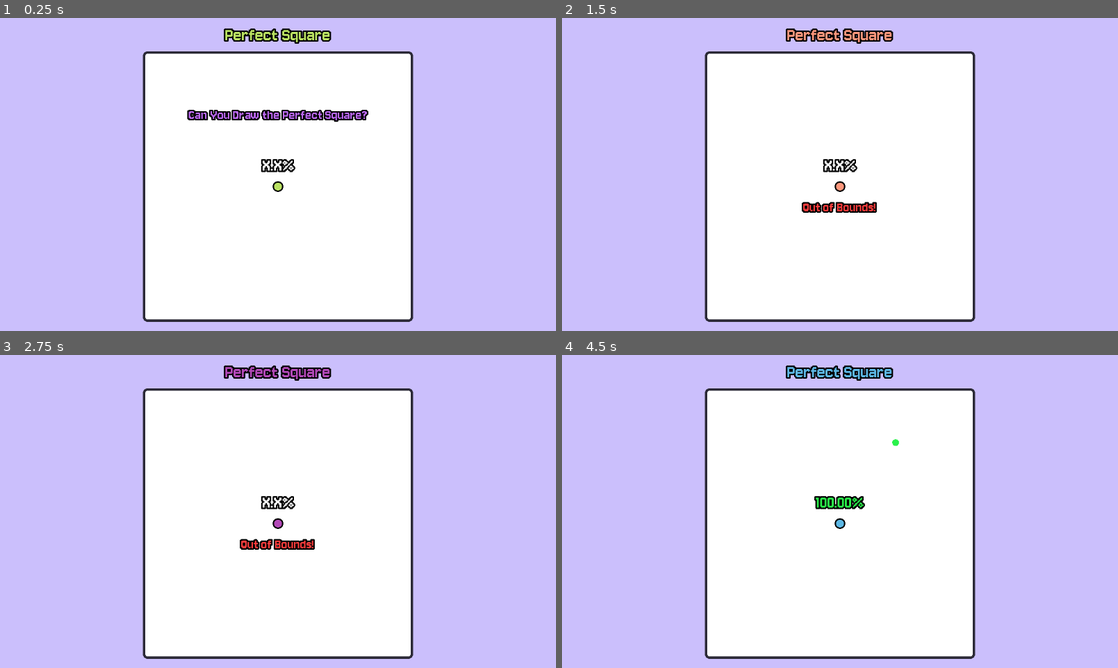
Above: before the commit, frames 1-4 (two rows, left to right).
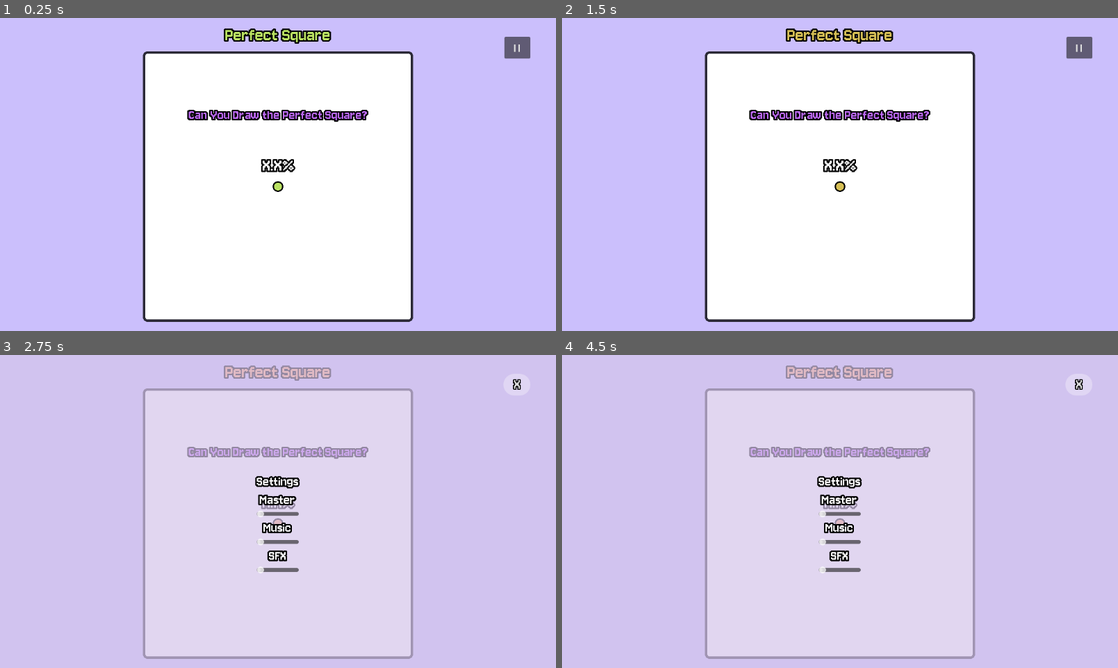
Above: after the commit, the same moments.

Repository: FennecKii/perfect-square
Game: Godot game, scene res://whiteboard.tscn
The game is run twice, just before and just after one commit, with the same random seed, the same clock (stepped at 60 frames per second) and the same inputs. Sound files missing from this copy of the repository are replaced by a short silence.
Inputs (mouse positions are in pixels of both pictures, inside the frame that each line leads up to):
- Up to frame 1 (0.25 s): no input
- Up to frame 2 (1.5 s): click (1079, 46) at 0.5 s, where only the run after the commit has a clickable "| |"; click (1079, 46) at 1.25 s, where only the run after the commit has a clickable "X"
- Up to frame 3 (2.75 s): click (517, 383) at 2 s, where only the run after the commit has a clickable "| |"
- Up to frame 4 (4.5 s): move the mouse to (840, 524) at 2.77 s; press the mouse at (840, 524) at 2.78 s; tap Enter at 3.5 s; release the mouse at (840, 524) at 3.53 s; click (840, 524) at 3.6 s; tap Space at 4.25 s; move the mouse to (895, 442) at 4.27 s; press the mouse at (895, 442) at 4.28 s

The runs differ from the first frame. In frame 1, 0.3% of the frame differs, in the area x 90-96%, y 6-14%; in frame 2, 2.1%; in frame 3, 43%; in frame 4, 43%, in the area x 25-94%, y 3-98%.

Commit message:
UI settings and main menu additions

Diff:
--- a/default_bus_layout.tres
+++ b/default_bus_layout.tres
@@ -11,5 +11,5 @@
 bus/2/solo = false
 bus/2/mute = false
 bus/2/bypass_fx = false
-bus/2/volume_db = -2.40138
+bus/2/volume_db = -2.57025
 bus/2/send = &"Master"
--- a/global.gd
+++ b/global.gd
@@ -17,3 +17,7 @@
 @onready var highscore_sfx = preload("res://audio/start.wav")
 @onready var lose_sfx = preload("res://audio/error-126627.wav")
 @onready var progress_sfx = preload("res://audio/press.wav")
+
+var master_volume: float
+var music_volume: float
+var SFX_volume: float
--- /dev/null
+++ b/invisible_button_style.tres
@@ -0,0 +1,9 @@
+[gd_resource type="StyleBoxFlat" format=3 uid="uid://cng5ergcot20w"]
+
+[resource]
+bg_color = Color(1, 1, 1, 0.321569)
+corner_radius_top_left = 50
+corner_radius_top_right = 50
+corner_radius_bottom_right = 50
+corner_radius_bottom_left = 50
+expand_margin_left = 2.0
--- /dev/null
+++ b/main_menu.gd
@@ -0,0 +1,17 @@
+extends ColorRect
+
+
+@onready var settings: Control = $Settings
+
+
+
+func _on_play_pressed() -> void:
+	get_tree().change_scene_to_file("res://whiteboard.tscn")
+
+
+func _on_setting_pressed() -> void:
+	settings.visible = true
+
+
+func _on_quit_pressed() -> void:
+	get_tree().quit()
--- /dev/null
+++ b/main_menu.tscn
@@ -0,0 +1,63 @@
+[gd_scene load_steps=4 format=3 uid="uid://xwqv1h0lspm6"]
+
+[ext_resource type="Theme" uid="uid://bcb6jx2yuewkc" path="res://ui_default_theme.tres" id="1_06t4h"]
+[ext_resource type="Script" uid="uid://cikap718stx20" path="res://main_menu.gd" id="2_7vrkn"]
+[ext_resource type="PackedScene" uid="uid://drjvtf077me18" path="res://settings.tscn" id="3_fu7sn"]
+
+[node name="Main Menu" type="ColorRect"]
+anchors_preset = 15
+anchor_right = 1.0
+anchor_bottom = 1.0
+grow_horizontal = 2
+grow_vertical = 2
+theme = ExtResource("1_06t4h")
+color = Color(0.8, 0.752941, 0.988235, 1)
+script = ExtResource("2_7vrkn")
+
+[node name="CenterContainer" type="CenterContainer" parent="."]
+layout_mode = 1
+anchors_preset = 8
+anchor_left = 0.5
+anchor_top = 0.5
+anchor_right = 0.5
+anchor_bottom = 0.5
+offset_left = -20.0
+offset_top = -20.0
+offset_right = 20.0
+offset_bottom = 20.0
+grow_horizontal = 2
+grow_vertical = 2
+
+[node name="VBoxContainer" type="VBoxContainer" parent="CenterContainer"]
+layout_mode = 2
+
+[node name="Title" type="Label" parent="CenterContainer/VBoxContainer"]
+layout_mode = 2
+theme = ExtResource("1_06t4h")
+text = "Perfect Square"
+horizontal_alignment = 1
+vertical_alignment = 1
+
+[node name="Control" type="Control" parent="CenterContainer/VBoxContainer"]
+custom_minimum_size = Vector2(0, 100)
+layout_mode = 2
+
+[node name="Play" type="Button" parent="CenterContainer/VBoxContainer"]
+layout_mode = 2
+text = "Play"
+
+[node name="Setting" type="Button" parent="CenterContainer/VBoxContainer"]
+layout_mode = 2
+text = "Settings"
+
+[node name="Quit" type="Button" parent="CenterContainer/VBoxContainer"]
+layout_mode = 2
+text = "Quit"
+
+[node name="Settings" parent="." instance=ExtResource("3_fu7sn")]
+visible = false
+layout_mode = 1
+
+[connection signal="pressed" from="CenterContainer/VBoxContainer/Play" to="." method="_on_play_pressed"]
+[connection signal="pressed" from="CenterContainer/VBoxContainer/Setting" to="." method="_on_setting_pressed"]
+[connection signal="pressed" from="CenterContainer/VBoxContainer/Quit" to="." method="_on_quit_pressed"]
--- /dev/null
+++ b/settings.gd
@@ -0,0 +1,6 @@
+extends Control
+
+
+func _on_x_pressed() -> void:
+	visible = false
+	SignalBus.settings_closed.emit()
--- /dev/null
+++ b/settings.tscn
@@ -0,0 +1,100 @@
+[gd_scene load_steps=4 format=3 uid="uid://drjvtf077me18"]
+
+[ext_resource type="Theme" uid="uid://bcb6jx2yuewkc" path="res://ui_default_theme.tres" id="1_nkug2"]
+[ext_resource type="Script" uid="uid://dy3whtjcw25a7" path="res://settings.gd" id="2_nkug2"]
+[ext_resource type="StyleBox" uid="uid://cng5ergcot20w" path="res://invisible_button_style.tres" id="3_3ykye"]
+
+[node name="Settings" type="Control"]
+process_mode = 3
+layout_mode = 3
+anchors_preset = 15
+anchor_right = 1.0
+anchor_bottom = 1.0
+grow_horizontal = 2
+grow_vertical = 2
+theme = ExtResource("1_nkug2")
+script = ExtResource("2_nkug2")
+
+[node name="CenterContainer" type="CenterContainer" parent="."]
+layout_mode = 1
+anchors_preset = 8
+anchor_left = 0.5
+anchor_top = 0.5
+anchor_right = 0.5
+anchor_bottom = 0.5
+offset_left = -20.0
+offset_top = -20.0
+offset_right = 20.0
+offset_bottom = 20.0
+grow_horizontal = 2
+grow_vertical = 2
+
+[node name="Panel" type="Panel" parent="CenterContainer"]
+custom_minimum_size = Vector2(1500, 1000)
+layout_mode = 2
+
+[node name="CenterContainer" type="CenterContainer" parent="CenterContainer/Panel"]
+layout_mode = 1
+anchors_preset = 15
+anchor_right = 1.0
+anchor_bottom = 1.0
+grow_horizontal = 2
+grow_vertical = 2
+
+[node name="VBoxContainer" type="VBoxContainer" parent="CenterContainer/Panel/CenterContainer"]
+layout_mode = 2
+
+[node name="Label" type="Label" parent="CenterContainer/Panel/CenterContainer/VBoxContainer"]
+layout_mode = 2
+text = "Settings"
+horizontal_alignment = 1
+vertical_alignment = 1
+
+[node name="Label4" type="Label" parent="CenterContainer/Panel/CenterContainer/VBoxContainer"]
+layout_mode = 2
+text = "Master"
+horizontal_alignment = 1
+vertical_alignment = 1
+
+[node name="HSlider" type="HSlider" parent="CenterContainer/Panel/CenterContainer/VBoxContainer"]
+layout_mode = 2
+
+[node name="Label2" type="Label" parent="CenterContainer/Panel/CenterContainer/VBoxContainer"]
+layout_mode = 2
+text = "Music"
+horizontal_alignment = 1
+vertical_alignment = 1
+
+[node name="HSlider2" type="HSlider" parent="CenterContainer/Panel/CenterContainer/VBoxContainer"]
+layout_mode = 2
+
+[node name="Label3" type="Label" parent="CenterContainer/Panel/CenterContainer/VBoxContainer"]
+layout_mode = 2
+text = "SFX"
+horizontal_alignment = 1
+vertical_alignment = 1
+
+[node name="HSlider3" type="HSlider" parent="CenterContainer/Panel/CenterContainer/VBoxContainer"]
+layout_mode = 2
+
+[node name="X" type="Button" parent="."]
+layout_mode = 1
+anchors_preset = 1
+anchor_left = 1.0
+anchor_right = 1.0
+offset_left = -86.0
+offset_top = 26.0
+offset_right = -32.0
+offset_bottom = 71.0
+grow_horizontal = 0
+theme_override_constants/outline_size = 8
+theme_override_font_sizes/font_size = 32
+theme_override_styles/focus = ExtResource("3_3ykye")
+theme_override_styles/disabled = ExtResource("3_3ykye")
+theme_override_styles/hover_pressed = ExtResource("3_3ykye")
+theme_override_styles/hover = ExtResource("3_3ykye")
+theme_override_styles/pressed = ExtResource("3_3ykye")
+theme_override_styles/normal = ExtResource("3_3ykye")
+text = "X"
+
+[connection signal="pressed" from="X" to="." method="_on_x_pressed"]
--- a/signal_bus.gd
+++ b/signal_bus.gd
@@ -4,3 +4,4 @@
 signal game_start(type: int)
 signal game_lose(type: int)
 signal game_win(type: int, score: float)
+signal settings_closed
--- a/ui_default_theme.tres
+++ b/ui_default_theme.tres
@@ -1,10 +1,16 @@
-[gd_resource type="Theme" load_steps=2 format=3 uid="uid://bcb6jx2yuewkc"]
+[gd_resource type="Theme" load_steps=3 format=3 uid="uid://bcb6jx2yuewkc"]
 
 [ext_resource type="FontFile" uid="uid://b6jixpo12pgif" path="res://Jersey_10_font/Jersey10-Regular.ttf" id="1_p835c"]
 
+[sub_resource type="StyleBoxFlat" id="StyleBoxFlat_p835c"]
+bg_color = Color(0.833635, 0.772137, 0.917667, 0.690196)
+
 [resource]
+Button/font_sizes/font_size = 24
+Button/fonts/font = ExtResource("1_p835c")
 Label/colors/font_color = Color(1, 1, 1, 1)
 Label/colors/font_outline_color = Color(0, 0, 0, 1)
 Label/constants/outline_size = 12
 Label/font_sizes/font_size = 30
 Label/fonts/font = ExtResource("1_p835c")
+Panel/styles/panel = SubResource("StyleBoxFlat_p835c")
--- a/whiteboard.gd
+++ b/whiteboard.gd
@@ -29,6 +29,7 @@
 var curr_relative_angle: float
 var win_con_angle: float
 var half_revolution_completed: bool = false
+var mouse_settings_entered: bool = false
 
 @onready var half_screen_rect = get_viewport_rect().size / 2
 @onready var score_label = $Score
@@ -39,8 +40,11 @@
 @onready var big_bound_collision: CollisionShape2D = $"Big Area Bounds/Bound Collision"
 @onready var boundary_stylebox = preload("res://stylebox_boundary.tres")
 @onready var similarity_gradient = preload("res://similarity_gradient.tres")
+@onready var settings: Control = $Settings
+@onready var settings_button: Button = $"Settings Button"
 
 func _ready():
+	SignalBus.settings_closed.connect(_on_settings_closed)
 	AudioManager.play_background_music(Global.background_track, -20)
 	queue_redraw()
 	drawing_bound.position = Vector2(-280, -280)
@@ -97,6 +101,8 @@
 	queue_redraw()
 
 func handle_drawing(event: InputEvent):
+	if mouse_settings_entered:
+		return
 	if (event is not InputEventMouseButton) and (event is not InputEventMouseMotion):
 		return
 	elif completed and drawing and point_position.size() > 50:
@@ -384,3 +390,18 @@
 			AudioManager.play_sfx(Global.progress_sfx, -20, clampf(abs(curr_relative_angle-360)/100, 0.75, 1.0))
 		else:
 			AudioManager.play_sfx(Global.progress_sfx, -20, clampf(abs(curr_relative_angle-360)/100, 1.0, 10))
+
+func _on_setting_pressed() -> void:
+	settings.visible = true
+	settings_button.visible = false
+	process_mode = Node.PROCESS_MODE_DISABLED
+
+func _on_settings_closed() -> void:
+	settings_button.visible = true
+	process_mode = Node.PROCESS_MODE_INHERIT
+
+func _on_settings_button_mouse_entered() -> void:
+	mouse_settings_entered = true
+
+func _on_settings_button_mouse_exited() -> void:
+	mouse_settings_entered = false
--- a/whiteboard.tscn
+++ b/whiteboard.tscn
@@ -1,9 +1,10 @@
-[gd_scene load_steps=8 format=3 uid="uid://cj881scupmcst"]
+[gd_scene load_steps=9 format=3 uid="uid://cj881scupmcst"]
 
 [ext_resource type="Script" uid="uid://dveesddjx3uhj" path="res://whiteboard.gd" id="1_ihy0m"]
 [ext_resource type="Curve" uid="uid://de73cvwww280o" path="res://distrance_curve.tres" id="2_tyhvn"]
 [ext_resource type="Theme" uid="uid://bcb6jx2yuewkc" path="res://ui_default_theme.tres" id="3_c7jcs"]
 [ext_resource type="PackedScene" uid="uid://31catl2ugpea" path="res://ui.tscn" id="4_4ykqq"]
+[ext_resource type="PackedScene" uid="uid://drjvtf077me18" path="res://settings.tscn" id="5_qxae8"]
 
 [sub_resource type="RectangleShape2D" id="RectangleShape2D_4ykqq"]
 
@@ -32,6 +33,14 @@
 size_flags_vertical = 4
 mouse_filter = 2
 color = Color(0.798379, 0.751615, 0.990152, 1)
+
+[node name="Settings Button" type="Button" parent="."]
+offset_left = 469.0
+offset_top = -310.0
+offset_right = 523.0
+offset_bottom = -265.0
+theme = ExtResource("3_c7jcs")
+text = "| |"
 
 [node name="Camera" type="Camera2D" parent="."]
 position = Vector2(0, -25)
@@ -84,6 +93,20 @@
 [node name="Bound Collision" type="CollisionShape2D" parent="Big Area Bounds"]
 shape = SubResource("RectangleShape2D_5b0t2")
 
+[node name="Settings" parent="." instance=ExtResource("5_qxae8")]
+visible = false
+
+[node name="X" parent="Settings" index="1"]
+offset_left = 469.0
+offset_top = -310.0
+offset_right = 523.0
+offset_bottom = -265.0
+
+[connection signal="mouse_entered" from="Settings Button" to="." method="_on_settings_button_mouse_entered"]
+[connection signal="mouse_exited" from="Settings Button" to="." method="_on_settings_button_mouse_exited"]
+[connection signal="pressed" from="Settings Button" to="." method="_on_setting_pressed"]
 [connection signal="mouse_entered" from="Win Area" to="." method="_on_win_area_mouse_entered"]
 [connection signal="mouse_entered" from="Small Area Bounds" to="." method="_on_small_area_bounds_mouse_entered"]
 [connection signal="mouse_exited" from="Big Area Bounds" to="." method="_on_big_area_bounds_mouse_exited"]
+
+[editable path="Settings"]
Not shown, added: main_menu.gd.uid
Not shown, added: settings.gd.uid
